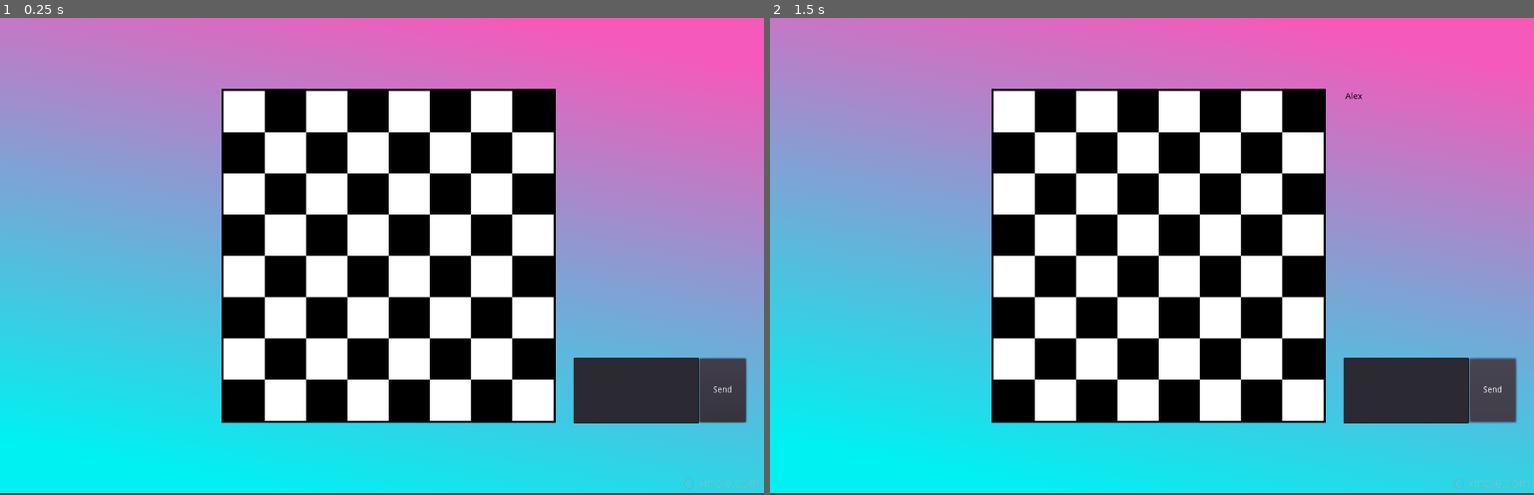
Above: before the commit, frames 1-2 (left to right).
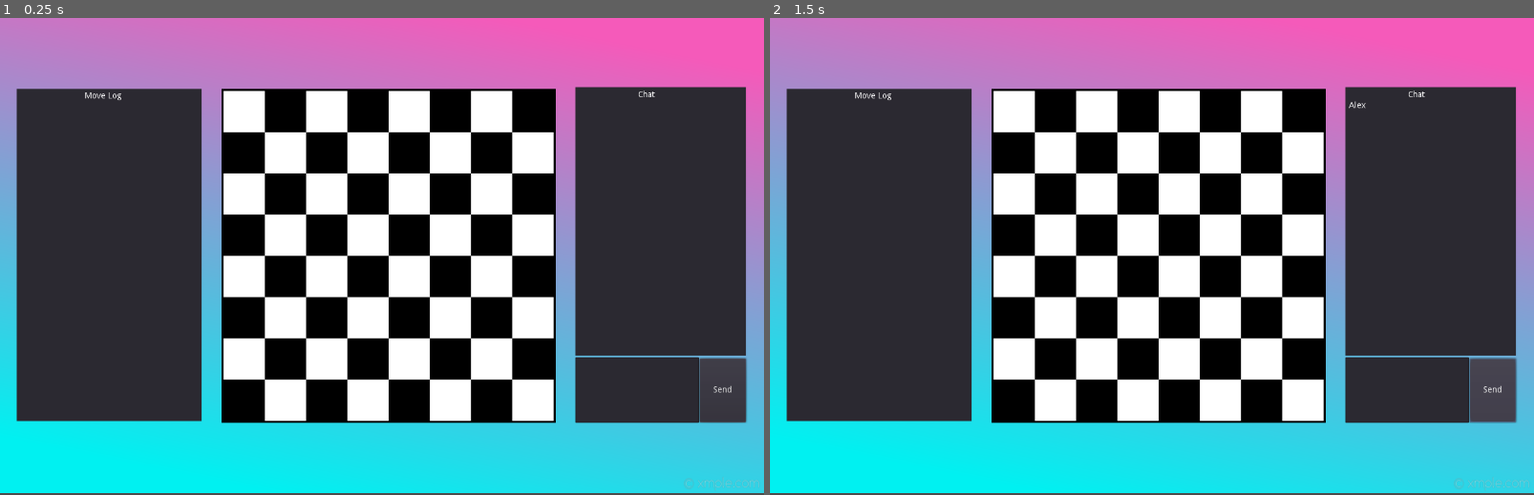
Above: after the commit, the same moments.

Repository: warez80/MultiplayerChess
Game: Godot game, scene res://Game_screen.tscn
The game is run twice, just before and just after one commit, with the same random seed, the same clock (stepped at 60 frames per second) and the same inputs.
Inputs (mouse positions are in pixels of both pictures, inside the frame that each line leads up to):
- Up to frame 1 (0.25 s): no input
- Up to frame 2 (1.5 s): click (1404, 390) at 0.52 s; type "Alex" at 0.6 s; click "Send" at 1.25 s

The runs differ from the first frame. In frame 1, 30% of the frame differs, in the area x 2-98%, y 14-85%; in frame 2, 30%.

Commit message:
Added backgrounds to and resized text boxes.

Diff:
--- a/Game_Screen/Game_screen.tscn
+++ b/Game_Screen/Game_screen.tscn
@@ -30,7 +30,6 @@
 
 [node name="Chat_Box" type="Container" parent="." index="1"]
 
-modulate = Color( 0, 0, 0, 1 )
 anchor_left = 0.0
 anchor_top = 0.0
 anchor_right = 0.0
@@ -44,18 +43,37 @@
 mouse_default_cursor_shape = 0
 size_flags_horizontal = 1
 size_flags_vertical = 1
-_sections_unfolded = [ "Hint", "Material", "Visibility" ]
-
-[node name="Scroll" type="ScrollContainer" parent="Chat_Box" index="0"]
-
+_sections_unfolded = [ "Hint", "Margin", "Material", "Visibility" ]
+
+[node name="Chat_Box_Background" type="ColorRect" parent="Chat_Box" index="0"]
+
+show_behind_parent = true
 anchor_left = 0.0
 anchor_top = 0.0
 anchor_right = 0.0
 anchor_bottom = 0.0
 margin_left = -106.0
-margin_top = 3.0
-margin_right = 182.0
-margin_bottom = 450.0
+margin_top = -6.0
+margin_right = 180.0
+margin_bottom = 444.0
+rect_pivot_offset = Vector2( 0, 0 )
+mouse_filter = 0
+mouse_default_cursor_shape = 0
+size_flags_horizontal = 1
+size_flags_vertical = 1
+color = Color( 0.172549, 0.164706, 0.196078, 1 )
+_sections_unfolded = [ "Margin", "Visibility" ]
+
+[node name="Scroll" type="ScrollContainer" parent="Chat_Box" index="1"]
+
+anchor_left = 0.0
+anchor_top = 0.0
+anchor_right = 0.0
+anchor_bottom = 0.0
+margin_left = -100.0
+margin_top = 18.0
+margin_right = 175.0
+margin_bottom = 439.0
 rect_pivot_offset = Vector2( 0, 0 )
 rect_clip_content = true
 mouse_filter = 0
@@ -66,6 +84,7 @@
 scroll_horizontal = 0
 scroll_vertical_enabled = true
 scroll_vertical = 0
+_sections_unfolded = [ "Margin", "Scroll", "Visibility" ]
 
 [node name="Messages" type="VBoxContainer" parent="Chat_Box/Scroll" index="0"]
 
@@ -81,12 +100,31 @@
 custom_constants/separation = 20
 alignment = 0
 script = ExtResource( 2 )
-_sections_unfolded = [ "Hint", "Margin", "Rect", "custom_constants" ]
+_sections_unfolded = [ "Hint", "Margin", "Rect", "Visibility", "custom_constants" ]
 __meta__ = {
 "_edit_group_": true
 }
 path = null
 
+[node name="Chat_Label" type="Label" parent="Chat_Box" index="2"]
+
+anchor_left = 0.0
+anchor_top = 0.0
+anchor_right = 0.0
+anchor_bottom = 0.0
+margin_left = -1.0
+margin_right = 30.0
+margin_bottom = 14.0
+rect_pivot_offset = Vector2( 0, 0 )
+mouse_filter = 2
+mouse_default_cursor_shape = 0
+size_flags_horizontal = 1
+size_flags_vertical = 4
+text = "Chat"
+percent_visible = 1.0
+lines_skipped = 0
+max_lines_visible = -1
+
 [node name="Text_Input" type="Container" parent="." index="2"]
 
 anchor_left = 0.0
@@ -102,6 +140,7 @@
 mouse_default_cursor_shape = 0
 size_flags_horizontal = 1
 size_flags_vertical = 1
+_sections_unfolded = [ "Margin" ]
 
 [node name="TextEdit" type="TextEdit" parent="Text_Input" index="0"]
 
@@ -109,9 +148,9 @@
 anchor_top = 0.0
 anchor_right = 0.0
 anchor_bottom = 0.0
-margin_top = 1.0
+margin_left = 3.0
 margin_right = 210.0
-margin_bottom = 111.0
+margin_bottom = 110.0
 rect_pivot_offset = Vector2( 0, 0 )
 focus_mode = 2
 mouse_filter = 0
@@ -129,12 +168,13 @@
 smooth_scrolling = false
 v_scroll_speed = 80.0
 hiding_enabled = 0
-wrap_lines = false
+wrap_lines = true
 caret_block_mode = false
 caret_blink = false
 caret_blink_speed = 0.65
 caret_moving_by_right_click = true
 script = ExtResource( 3 )
+_sections_unfolded = [ "Visibility" ]
 path = null
 
 [node name="Button" type="Button" parent="Text_Input" index="1"]
@@ -169,23 +209,40 @@
 anchor_top = 0.0
 anchor_right = 0.0
 anchor_bottom = 0.0
-margin_right = 40.0
-margin_bottom = 40.0
-rect_pivot_offset = Vector2( 0, 0 )
-mouse_filter = 0
-mouse_default_cursor_shape = 0
-size_flags_horizontal = 1
-size_flags_vertical = 1
-
-[node name="Log_Box" type="ScrollContainer" parent="Move_Log" index="0"]
-
-anchor_left = 0.0
-anchor_top = 0.0
-anchor_right = 0.0
-anchor_bottom = 0.0
-margin_left = 18.0
-margin_top = 125.0
-margin_right = 360.0
+rect_pivot_offset = Vector2( 0, 0 )
+mouse_filter = 0
+mouse_default_cursor_shape = 0
+size_flags_horizontal = 1
+size_flags_vertical = 1
+
+[node name="Log_Background" type="ColorRect" parent="Move_Log" index="0"]
+
+show_behind_parent = true
+anchor_left = 0.0
+anchor_top = 0.0
+anchor_right = 0.0
+anchor_bottom = 0.0
+margin_left = 27.0
+margin_top = 120.0
+margin_right = 337.0
+margin_bottom = 677.0
+rect_pivot_offset = Vector2( 0, 0 )
+mouse_filter = 0
+mouse_default_cursor_shape = 0
+size_flags_horizontal = 1
+size_flags_vertical = 1
+color = Color( 0.172549, 0.164706, 0.196078, 1 )
+_sections_unfolded = [ "Margin", "Visibility" ]
+
+[node name="Log_Box" type="ScrollContainer" parent="Move_Log" index="1"]
+
+anchor_left = 0.0
+anchor_top = 0.0
+anchor_right = 0.0
+anchor_bottom = 0.0
+margin_left = 27.0
+margin_top = 140.0
+margin_right = 336.0
 margin_bottom = 677.0
 rect_pivot_offset = Vector2( 0, 0 )
 rect_clip_content = true
@@ -197,9 +254,7 @@
 scroll_horizontal = 0
 scroll_vertical_enabled = true
 scroll_vertical = 0
-__meta__ = {
-"_edit_lock_": true
-}
+_sections_unfolded = [ "Margin" ]
 
 [node name="Log" type="VBoxContainer" parent="Move_Log/Log_Box" index="0"]
 
@@ -213,6 +268,26 @@
 size_flags_horizontal = 1
 size_flags_vertical = 1
 alignment = 0
+
+[node name="Log_Label" type="Label" parent="Move_Log" index="2"]
+
+anchor_left = 0.0
+anchor_top = 0.0
+anchor_right = 0.0
+anchor_bottom = 0.0
+margin_left = 141.0
+margin_top = 125.0
+margin_right = 202.0
+margin_bottom = 142.0
+rect_pivot_offset = Vector2( 0, 0 )
+mouse_filter = 2
+mouse_default_cursor_shape = 0
+size_flags_horizontal = 1
+size_flags_vertical = 4
+text = "Move Log"
+percent_visible = 1.0
+lines_skipped = 0
+max_lines_visible = -1
 
 [node name="Chess_Board" type="Sprite" parent="." index="4"]
 
--- a/Game_Screen/project.godot
+++ b/Game_Screen/project.godot
@@ -20,6 +20,12 @@
 window/size/height=800
 window/size/resizable=false
 
+[input]
+
+ui_accept=[ Object(InputEventJoypadButton,"resource_local_to_scene":false,"resource_name":"","device":0,"button_index":0,"pressure":0.0,"pressed":false,"script":null)
+, Object(InputEventKey,"resource_local_to_scene":false,"resource_name":"","device":0,"alt":false,"shift":false,"control":false,"meta":false,"command":false,"pressed":false,"scancode":16777221,"unicode":0,"echo":false,"script":null)
+ ]
+
 [rendering]
 
 environment/default_environment="res://default_env.tres"
